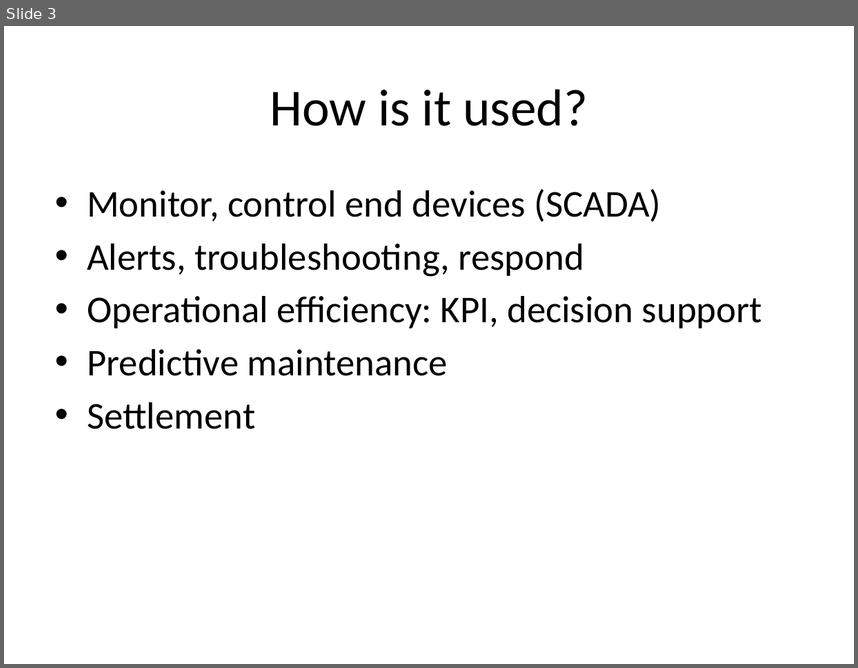
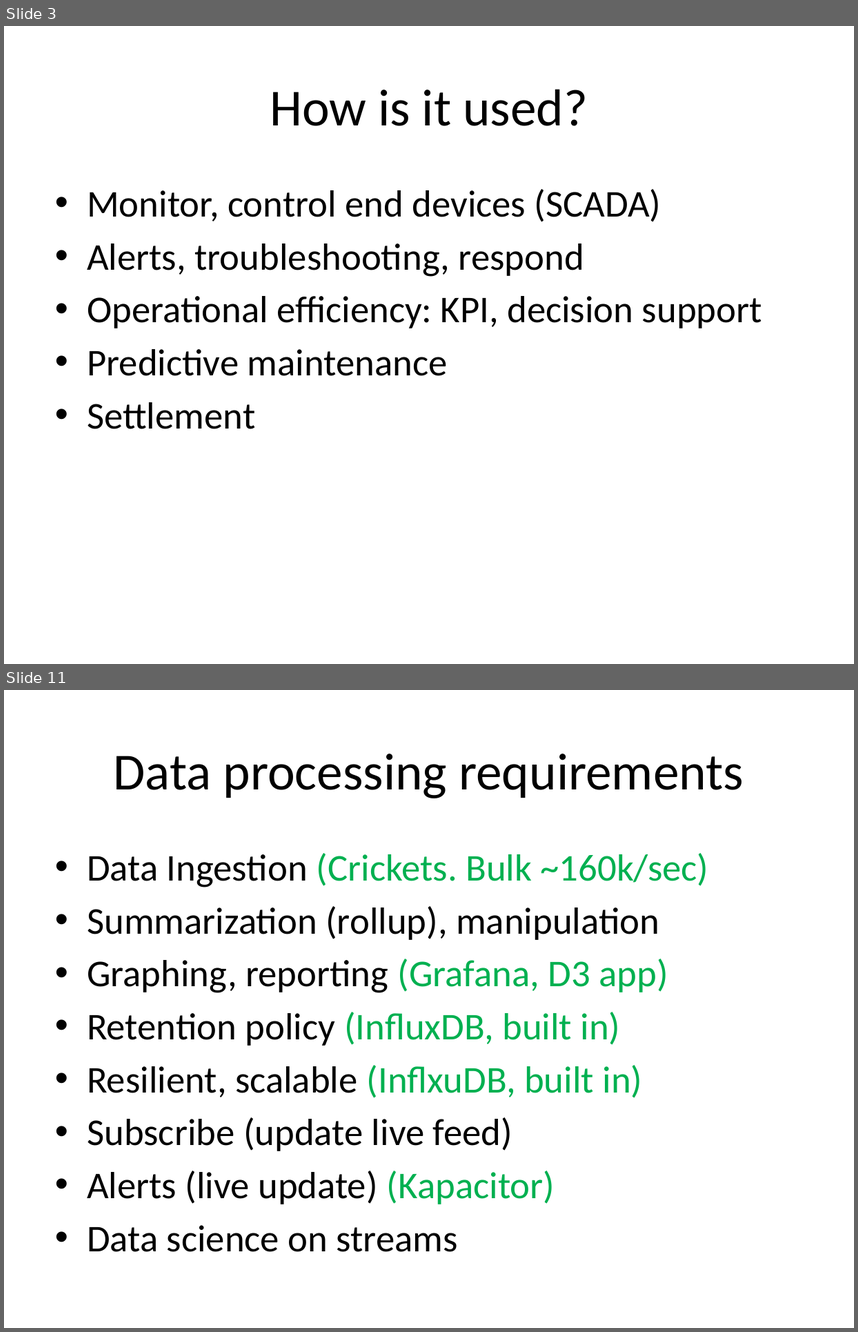
Before and after one commit to roygv/w251Final, a slide deck: Docs/AgI - Update.pptx. Shown one above the other, each under a label of ours: slide 3 before the commit, slides 3 and 11 after it; the slides between them are not shown. The pictures are 858x668 and 858x1332 pixels, drawn with LibreOffice and Linux fonts; fonts in the diff are those of the drawing. Boxes give left, top, right and bottom in pixels: in the first picture for what was removed or moved away, otherwise in the second. Text is boxed around its words. In the diff, an @@ line names an element or a change of style, - is before the commit and + after.

```diff
--- a/Docs/AgI - Update.pptx
+++ b/Docs/AgI - Update.pptx
@@ slide 11 added at (4,690,854,1328), background #FFFFFF @@
@@ title added at (114,753,744,798), 44 pt, text #000000 @@
+Data processing requirements
@@ text added at (87,853,709,1252), 32 pt, text #000000 @@
+• Data Ingestion (Crickets. Bulk ~160k/sec)
+• Summarization (rollup), manipulation
+• Graphing, reporting (Grafana, D3 app)
+• Retention policy (InfluxDB, built in)
+• Resilient, scalable (InflxuDB, built in)
+• Subscribe (update live feed)
+• Alerts (live update) (Kapacitor)
+• Data science on streams
```
Also in this commit, not shown: 4 slides changed, 4 other slides added.
